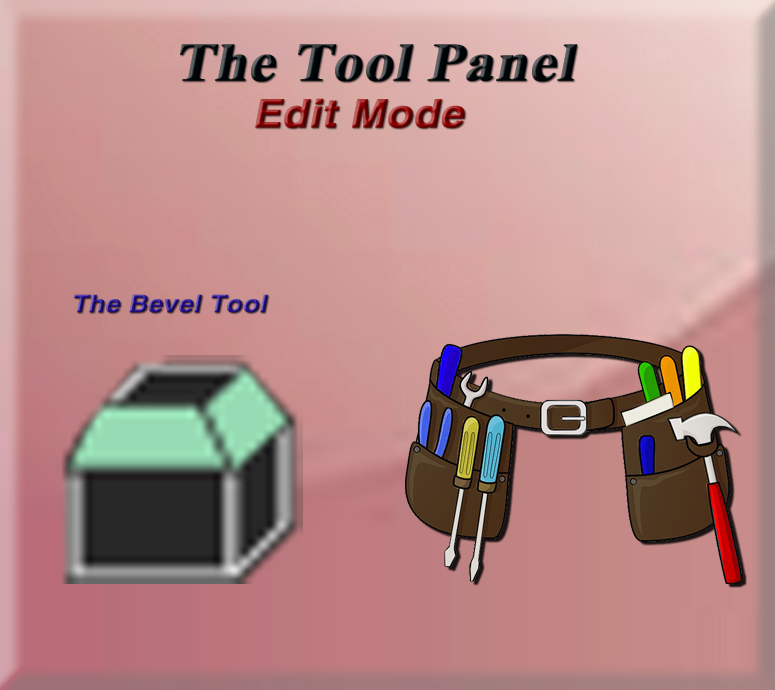
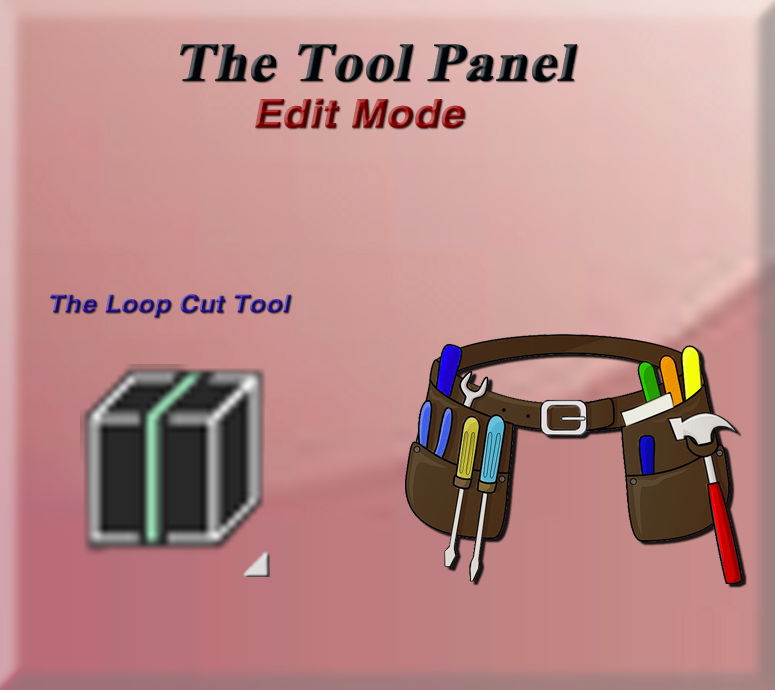
Layered file, before and after one edit (775 × 690). Changes by layer:
removed layer "Layer 5" over (56, 355, 303, 584)
added layer "Hue/Saturation 2" above "Layer 2" over (243, 551, 270, 577)
added layer "Layer 2" above "The Loop Cut Tool" over (80, 364, 272, 556)
renamed "The Bevel Tool" to "The Loop Cut Tool", painted on it over (50, 294, 291, 318)
